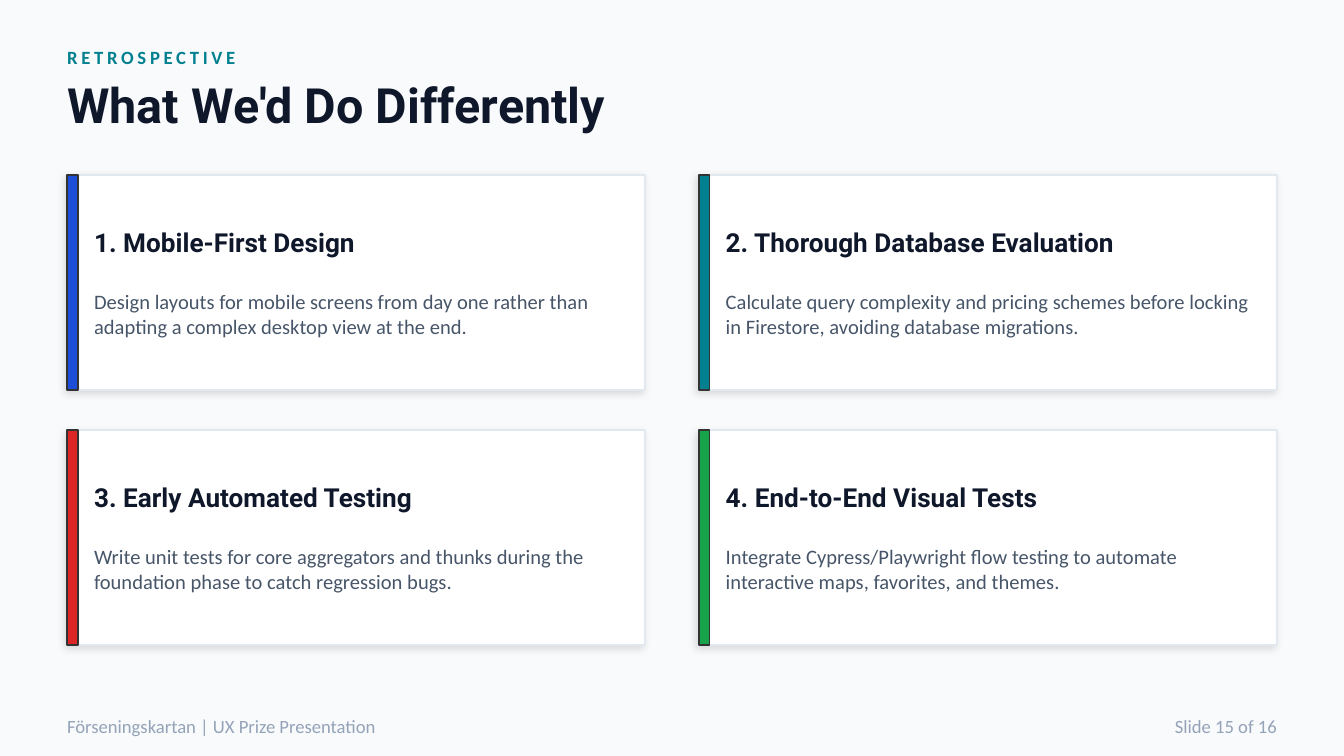
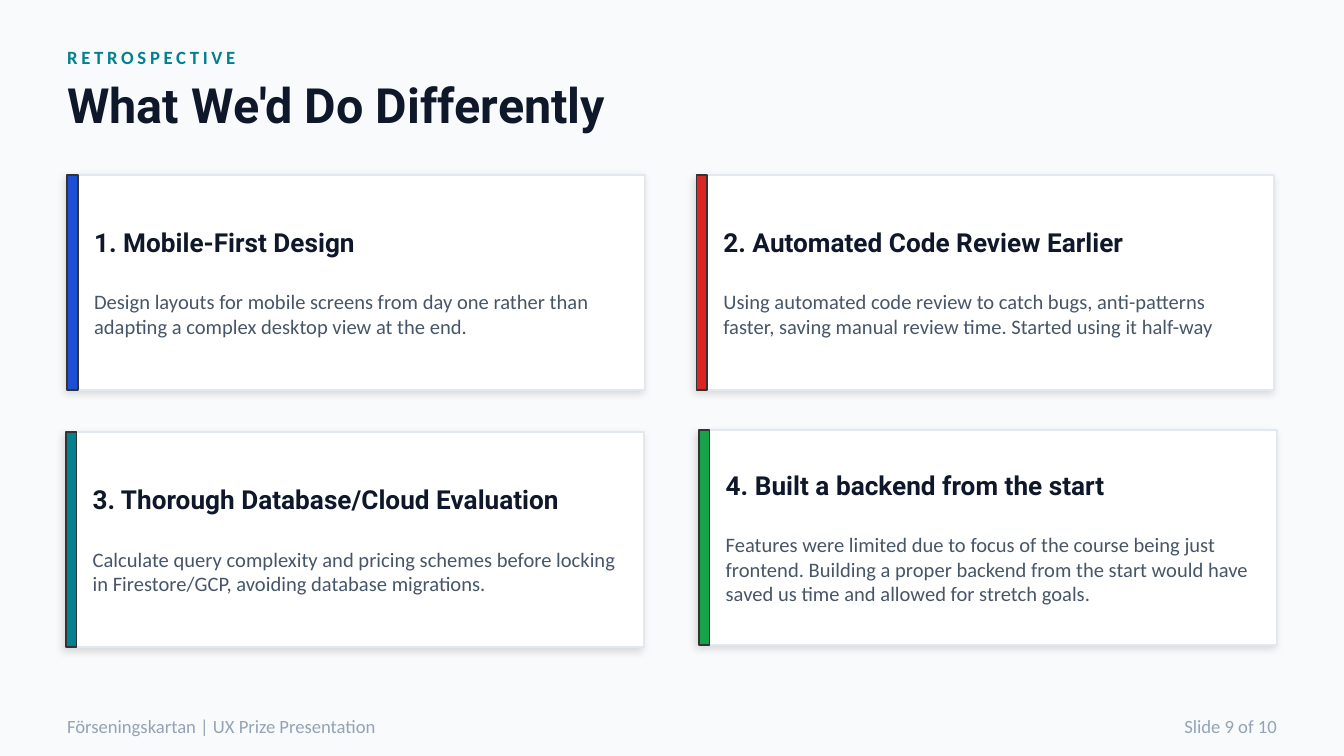
Before and after one commit to mattiaskvist/forseningskartan, a slide deck: slide 9 of presentation.pptx (slide 15 before the commit). Drawn at 1344x756 pixels with LibreOffice and Linux fonts; fonts in the diff are those of the drawing. Boxes give left, top, right and bottom in pixels: in the first picture for what was removed or moved away, otherwise in the second. Text is boxed around its words. In the diff, an @@ line names an element or a change of style, - is before the commit and + after.

```diff
--- a/presentation.pptx
+++ b/presentation.pptx
@@ rectangle moved from (x1=67, y1=430, x2=645, y2=645) to (x1=696, y1=175, x2=1274, y2=390) @@
@@ rectangle moved from (x1=67, y1=430, x2=78, y2=645) to (x1=696, y1=175, x2=707, y2=390) @@
@@ text at (x1=723, y1=232, x2=1213, y2=338): text changed @@
-3. Early Automated Testing
-Write unit tests for core aggregators and thunks during the foundation phase to catch regression bugs.
+2. Automated Code Review Earlier
+Using automated code review to catch bugs, anti-patterns faster, saving manual review time. Started using it half-way
@@ rectangle moved from (x1=699, y1=175, x2=1277, y2=390) to (x1=66, y1=433, x2=644, y2=648) @@
@@ rectangle moved from (x1=699, y1=175, x2=710, y2=390) to (x1=66, y1=433, x2=77, y2=648) @@
@@ text at (x1=726, y1=475, x2=1248, y2=605): text changed @@
-4. End-to-End Visual Tests
-Integrate Cypress/Playwright flow testing to automate interactive maps, favorites, and themes.
+4. Built a backend from the start
+Features were limited due to focus of the course being just frontend. Building a proper backend from the start would have saved us time and allowed for stretch goals.
@@ text at (x1=93, y1=489, x2=615, y2=595): text changed @@
-2. Thorough Database Evaluation
-Calculate query complexity and pricing schemes before locking in Firestore, avoiding database migrations.
+3. Thorough Database/Cloud Evaluation
+Calculate query complexity and pricing schemes before locking in Firestore/GCP, avoiding database migrations.
@@ text at (x1=1184, y1=720, x2=1277, y2=733): text changed @@
-Slide 15 of 16
+Slide 9 of 10
```
Also in this commit, not shown: 7 other slides changed, 2 slides added, 8 slides removed, 1 other file.
